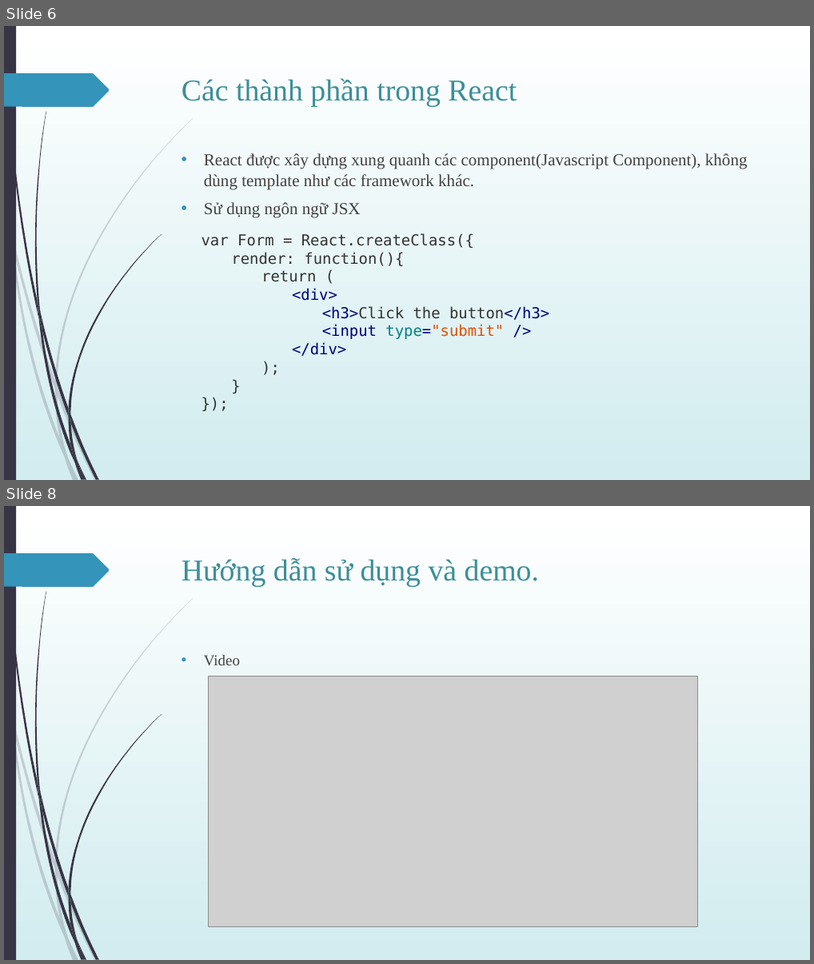
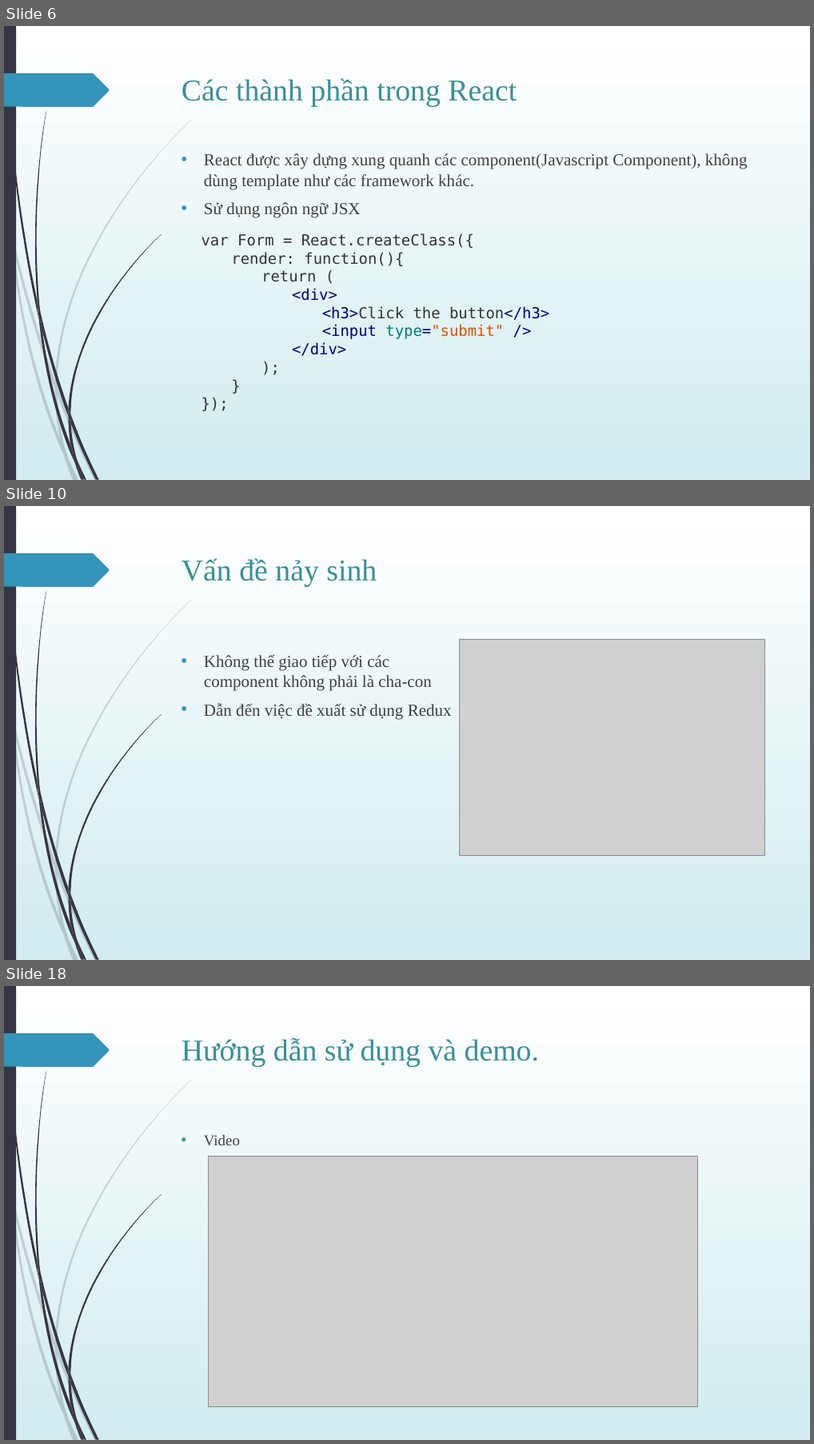
Before and after one commit to Nguyen257/-UDPT-TH2013-Seminar-React-Redux, a slide deck: Giới-thiệu-về-React-Redux.pptx. Shown one above the other, each under a label of ours: slides 6 and 8 before the commit, slides 6, 10 and 18 after it; the slides between them are not shown. The pictures are 814x964 and 814x1444 pixels, drawn with LibreOffice and Linux fonts; fonts in the diff are those of the drawing; grey boxes stand for pictures. Boxes give left, top, right and bottom in pixels: in the first picture for what was removed or moved away, otherwise in the second. Text is boxed around its words. In the diff, an @@ line names an element or a change of style, - is before the commit and + after.

Commit message:
Update phần lý thuyết về React, Redux và cách kết nối React + Redux

```diff
--- a/Giới-thiệu-về-React-Redux.pptx
+++ b/Giới-thiệu-về-React-Redux.pptx
@@ slide 10 added at <box>4,506,810,960</box>, background gradient #FFFFFF to #D2EDF0; not listed: 24 template elements that a slide beside it also shows @@
@@ title added at <box>182,558,377,587</box>, 36 pt, text #3A8F98 @@
+Vấn đề nảy sinh
@@ picture added at <box>459,639,765,856</box> @@
@@ text added at <box>204,655,452,719</box>, 20 pt, text #404040 @@
+• Không thể giao tiếp với các component không phải là cha-con
+• Dẫn đến việc đề xuất sử dụng Redux
@@ what was slide 8 is now slide 18 @@
```
Also in this commit, not shown: 4 slides changed, 9 other slides added.
